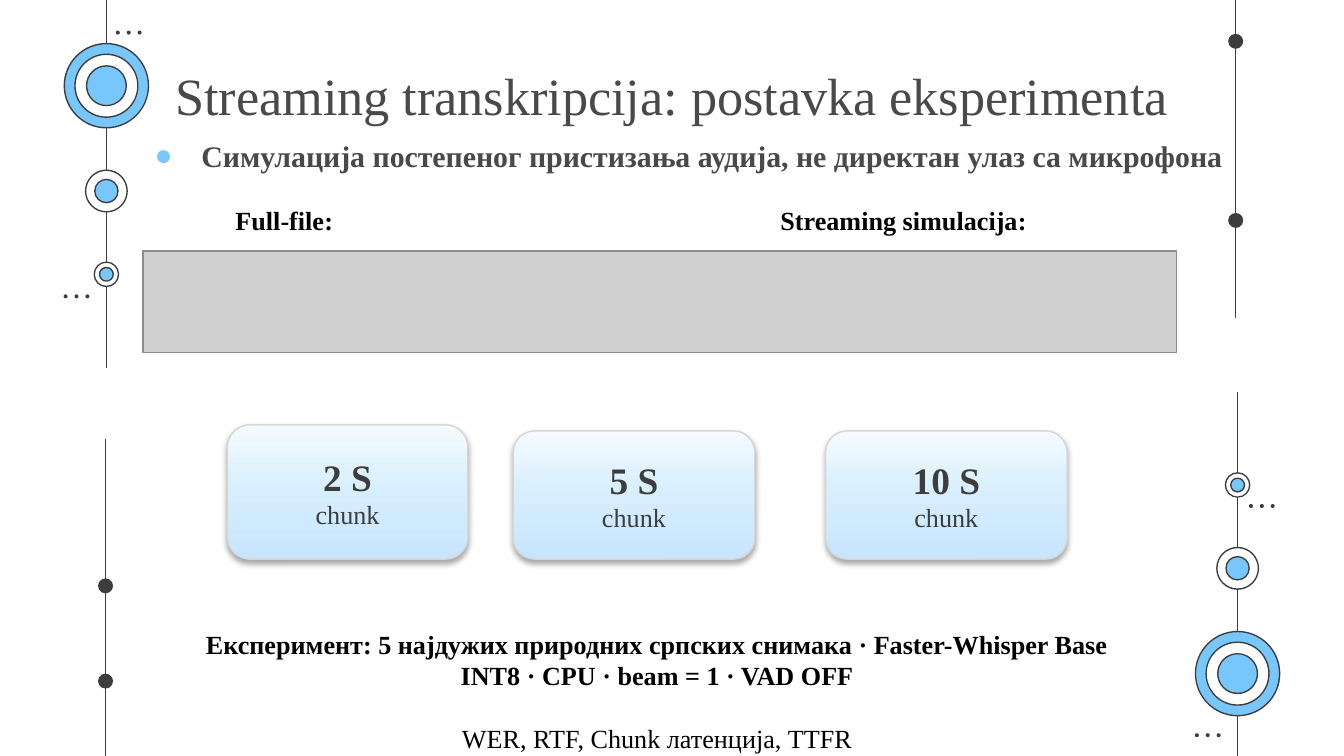
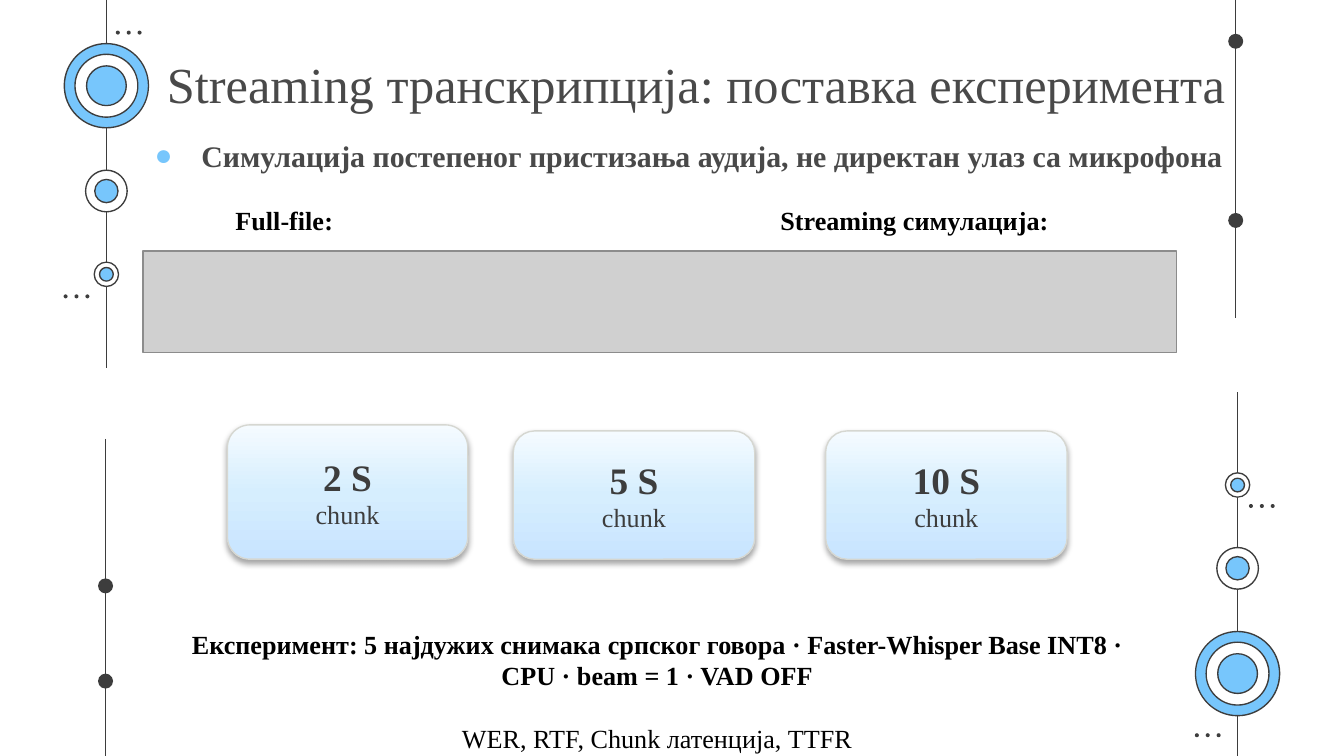
Before and after one commit to Sajko01/serbian-whisper-asr-optimization, a slide deck: slide 31 of docs/2120_Aleksandar_Jovanovic_Master_Rad.pptx. Drawn at 1344x756 pixels with LibreOffice and Linux fonts; fonts in the diff are those of the drawing; grey boxes stand for pictures. Boxes give left, top, right and bottom in pixels: in the first picture for what was removed or moved away, otherwise in the second. Text is boxed around its words. In the diff, an @@ line names an element or a change of style, - is before the commit and + after.

```diff
--- a/docs/2120_Aleksandar_Jovanovic_Master_Rad.pptx
+++ b/docs/2120_Aleksandar_Jovanovic_Master_Rad.pptx
@@ title at (167, 69, 1224, 113): text changed; size 28 to 27 pt @@
-Streaming transkripcija: postavka eksperimenta
+Streaming транскрипција: поставка експеримента
@@ text at (780, 212, 1048, 236): text changed @@
-Streaming simulacija:
+Streaming симулација:
@@ text at (192, 636, 1107, 686): text changed @@
-Експеримент: 5 најдужих природних српских снимака · Faster-Whisper Base INT8 · CPU · beam = 1 · VAD OFF
+Експеримент: 5 најдужих снимака српског говора · Faster-Whisper Base INT8 · CPU · beam = 1 · VAD OFF
```
Also in this commit, not shown: 24 other slides changed, 3 slides added, 10 other files.
